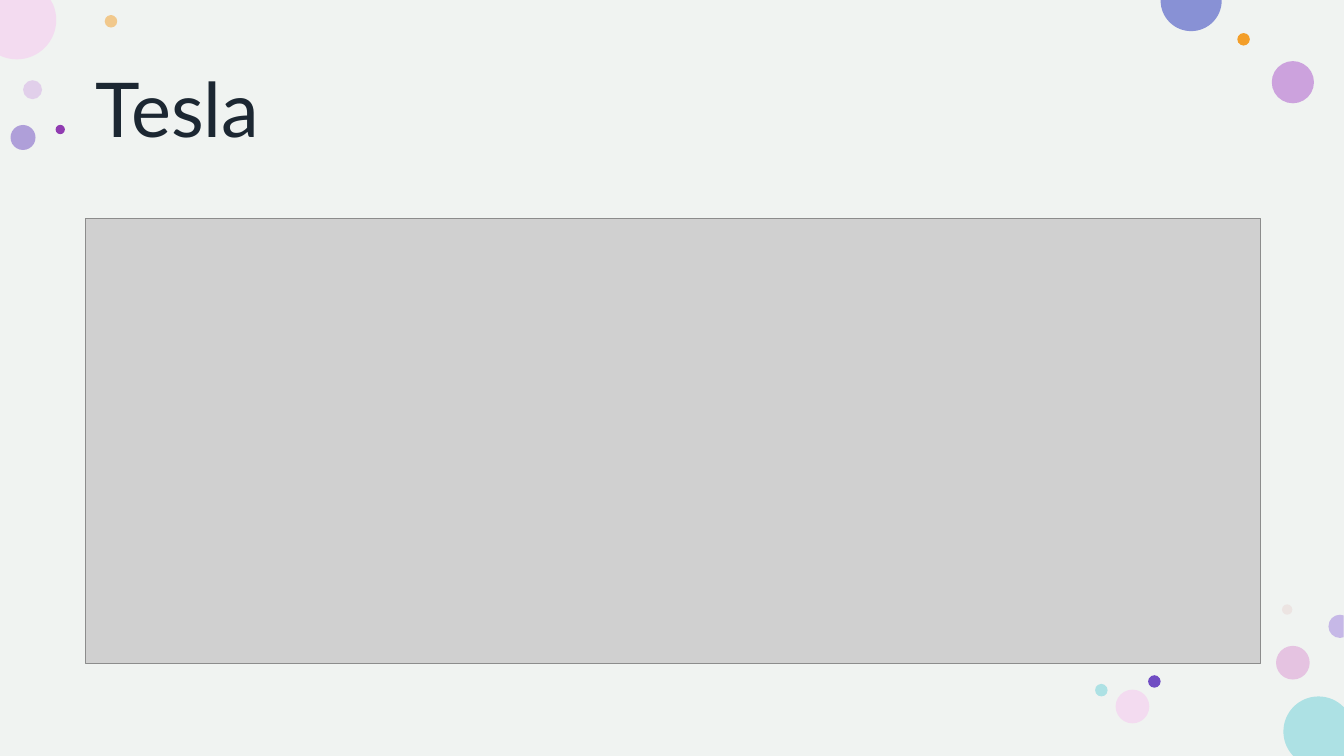
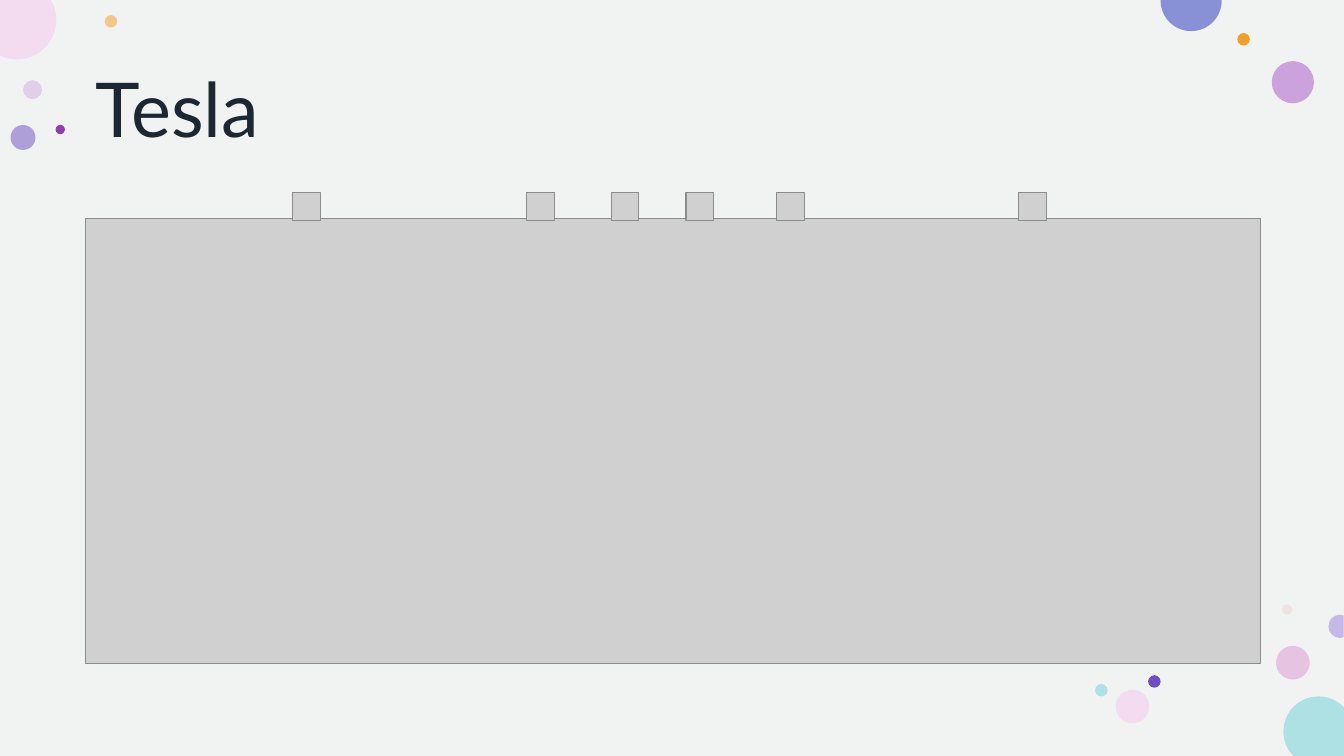
Before and after one commit to howie-zeng/Analyzing-Retail-Sentiment-and-Detecting-Trading-Signals, a slide deck: slide 12 of Presentation.pptx. Drawn at 1344x756 pixels with LibreOffice and Linux fonts; fonts in the diff are those of the drawing; grey boxes stand for pictures. Boxes give left, top, right and bottom in pixels: in the first picture for what was removed or moved away, otherwise in the second. Text is boxed around its words. In the diff, an @@ line names an element or a change of style, - is before the commit and + after.

```diff
--- a/Presentation.pptx
+++ b/Presentation.pptx
@@ picture added at [292,193,321,221] @@
@@ picture added at [527,193,556,221] @@
@@ picture added at [611,193,639,221] @@
@@ picture added at [687,193,715,221] @@
@@ picture added at [776,193,805,221] @@
@@ picture added at [1019,193,1048,221] @@
```
Also in this commit, not shown: 1 other slide changed.
